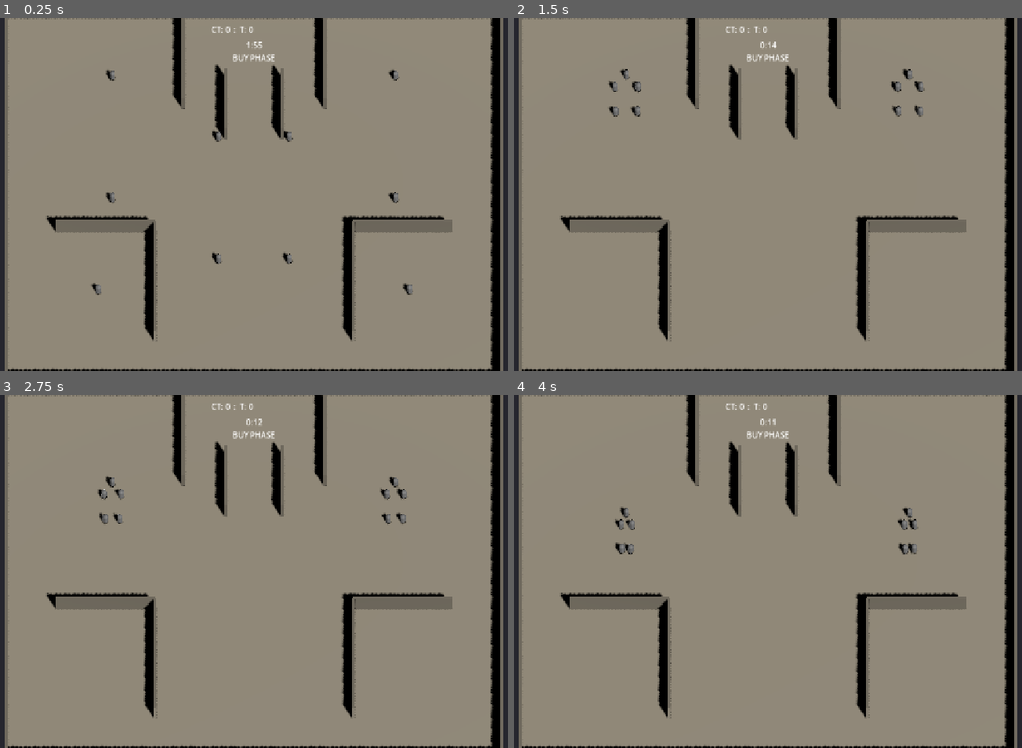
Above: before the commit, frames 1-4 (two rows, left to right).
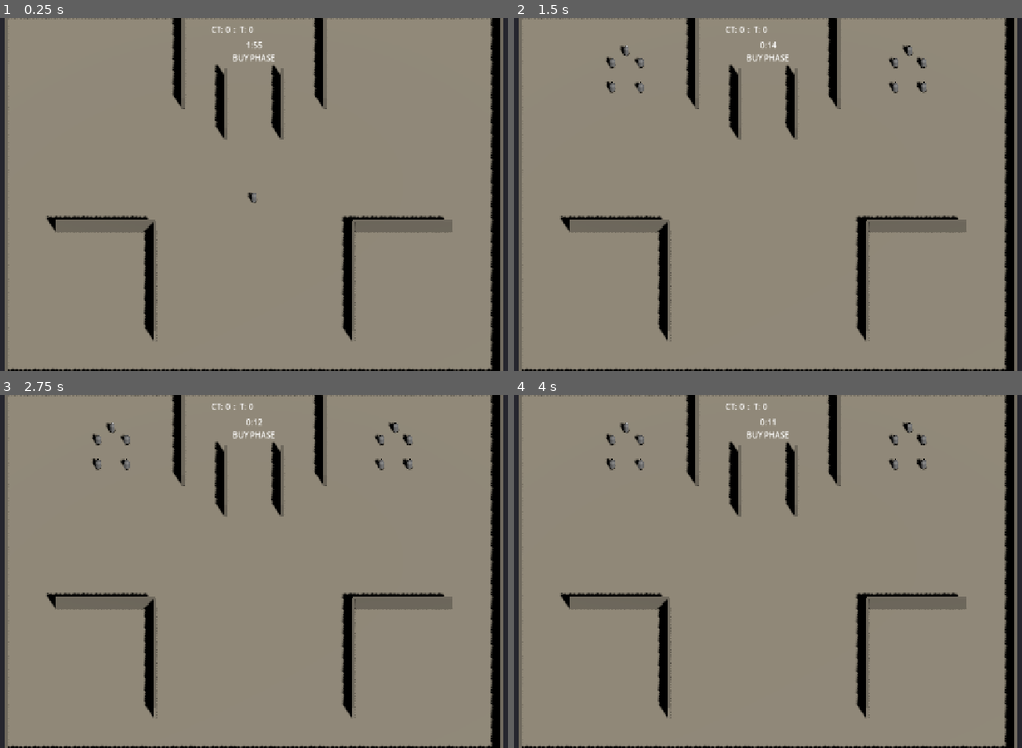
Above: after the commit, the same moments.

Repository: Vortex1347/cs_manager
Game: Godot game, scene res://scenes/game/game_manager.tscn
Two runs of this game, one before a commit and one after it. Both use one fixed random seed, a clock stepped at 60 frames per second and the inputs below.
Inputs:
- Up to frame 1 (0.25 s): no input
- Up to frame 2 (1.5 s): tap Enter at 0.5 s
- Up to frame 3 (2.75 s): no input
- Up to frame 4 (4 s): no input

The runs differ from the first frame. In frame 1, 0.4% of the frame differs, in the area x 17-82%, y 14-79%; in frame 2, 0.7%; in frame 3, 0.8%; in frame 4, 0.8%, in the area x 18-82%, y 7-46%.

Commit message:
Buy phase freeze + CT defend / T rush strategy
- bot_brain.gd: add _is_live flag; bots freeze (velocity=0) during buy
  phase, start_round() enters IDLE instead of PATROL, begin_live_phase()
  transitions to PATROL when round goes live
- game_manager.gd: _on_phase_changed() calls begin_live_phase() on all
  bots when phase==LIVE; _setup_bots() assigns role-based waypoints
  (CT 0-2 → SiteA defense, CT 3-4 → SiteB defense, T 0-2 → Rush A,
  T 3-4 → Rush B); add _load_waypoints() helper
- box_map.tscn: replace generic CT/T patrol points with tactical
  CT_SiteA/CT_SiteB/T_RushA/T_RushB waypoint chains

Co-Authored-By: Claude Sonnet 4.6 <noreply@anthropic.com>

Diff:
--- a/scenes/maps/box_map.tscn
+++ b/scenes/maps/box_map.tscn
@@ -193,32 +193,50 @@
 
 [node name="PatrolPoints" type="Node3D" parent="." unique_id=700000001]
 
-[node name="CT_Patrol_1" type="Marker3D" parent="PatrolPoints" unique_id=700000010]
-transform = Transform3D(1, 0, 0, 0, 1, 0, 0, 0, 1, -20, 0, -20)
-
-[node name="CT_Patrol_2" type="Marker3D" parent="PatrolPoints" unique_id=700000011]
-transform = Transform3D(1, 0, 0, 0, 1, 0, 0, 0, 1, -20, 0, 0)
-
-[node name="CT_Patrol_3" type="Marker3D" parent="PatrolPoints" unique_id=700000012]
+[node name="CT_SiteA_1" type="Marker3D" parent="PatrolPoints" unique_id=700000010]
+transform = Transform3D(1, 0, 0, 0, 1, 0, 0, 0, 1, -20, 0, -15)
+
+[node name="CT_SiteA_2" type="Marker3D" parent="PatrolPoints" unique_id=700000011]
+transform = Transform3D(1, 0, 0, 0, 1, 0, 0, 0, 1, -20, 0, -5)
+
+[node name="CT_SiteA_3" type="Marker3D" parent="PatrolPoints" unique_id=700000012]
+transform = Transform3D(1, 0, 0, 0, 1, 0, 0, 0, 1, -20, 0, 5)
+
+[node name="CT_SiteA_4" type="Marker3D" parent="PatrolPoints" unique_id=700000013]
 transform = Transform3D(1, 0, 0, 0, 1, 0, 0, 0, 1, -22, 0, 15)
 
-[node name="CT_Patrol_4" type="Marker3D" parent="PatrolPoints" unique_id=700000013]
-transform = Transform3D(1, 0, 0, 0, 1, 0, 0, 0, 1, -5, 0, 10)
-
-[node name="CT_Patrol_5" type="Marker3D" parent="PatrolPoints" unique_id=700000014]
-transform = Transform3D(1, 0, 0, 0, 1, 0, 0, 0, 1, -5, 0, -10)
-
-[node name="T_Patrol_1" type="Marker3D" parent="PatrolPoints" unique_id=700000020]
-transform = Transform3D(1, 0, 0, 0, 1, 0, 0, 0, 1, 20, 0, -20)
-
-[node name="T_Patrol_2" type="Marker3D" parent="PatrolPoints" unique_id=700000021]
-transform = Transform3D(1, 0, 0, 0, 1, 0, 0, 0, 1, 20, 0, 0)
-
-[node name="T_Patrol_3" type="Marker3D" parent="PatrolPoints" unique_id=700000022]
+[node name="CT_SiteB_1" type="Marker3D" parent="PatrolPoints" unique_id=700000020]
+transform = Transform3D(1, 0, 0, 0, 1, 0, 0, 0, 1, 20, 0, -15)
+
+[node name="CT_SiteB_2" type="Marker3D" parent="PatrolPoints" unique_id=700000021]
+transform = Transform3D(1, 0, 0, 0, 1, 0, 0, 0, 1, 20, 0, -5)
+
+[node name="CT_SiteB_3" type="Marker3D" parent="PatrolPoints" unique_id=700000022]
+transform = Transform3D(1, 0, 0, 0, 1, 0, 0, 0, 1, 20, 0, 5)
+
+[node name="CT_SiteB_4" type="Marker3D" parent="PatrolPoints" unique_id=700000023]
 transform = Transform3D(1, 0, 0, 0, 1, 0, 0, 0, 1, 22, 0, 15)
 
-[node name="T_Patrol_4" type="Marker3D" parent="PatrolPoints" unique_id=700000023]
-transform = Transform3D(1, 0, 0, 0, 1, 0, 0, 0, 1, 5, 0, 10)
-
-[node name="T_Patrol_5" type="Marker3D" parent="PatrolPoints" unique_id=700000024]
-transform = Transform3D(1, 0, 0, 0, 1, 0, 0, 0, 1, 5, 0, -10)
+[node name="T_RushA_1" type="Marker3D" parent="PatrolPoints" unique_id=700000030]
+transform = Transform3D(1, 0, 0, 0, 1, 0, 0, 0, 1, 18, 0, -18)
+
+[node name="T_RushA_2" type="Marker3D" parent="PatrolPoints" unique_id=700000031]
+transform = Transform3D(1, 0, 0, 0, 1, 0, 0, 0, 1, 5, 0, -5)
+
+[node name="T_RushA_3" type="Marker3D" parent="PatrolPoints" unique_id=700000032]
+transform = Transform3D(1, 0, 0, 0, 1, 0, 0, 0, 1, -15, 0, 10)
+
+[node name="T_RushA_4" type="Marker3D" parent="PatrolPoints" unique_id=700000033]
+transform = Transform3D(1, 0, 0, 0, 1, 0, 0, 0, 1, -22, 0, 15)
+
+[node name="T_RushB_1" type="Marker3D" parent="PatrolPoints" unique_id=700000040]
+transform = Transform3D(1, 0, 0, 0, 1, 0, 0, 0, 1, 20, 0, -18)
+
+[node name="T_RushB_2" type="Marker3D" parent="PatrolPoints" unique_id=700000041]
+transform = Transform3D(1, 0, 0, 0, 1, 0, 0, 0, 1, 20, 0, -5)
+
+[node name="T_RushB_3" type="Marker3D" parent="PatrolPoints" unique_id=700000042]
+transform = Transform3D(1, 0, 0, 0, 1, 0, 0, 0, 1, 20, 0, 8)
+
+[node name="T_RushB_4" type="Marker3D" parent="PatrolPoints" unique_id=700000043]
+transform = Transform3D(1, 0, 0, 0, 1, 0, 0, 0, 1, 22, 0, 15)
--- a/scripts/bots/bot_brain.gd
+++ b/scripts/bots/bot_brain.gd
@@ -37,6 +37,7 @@
 var last_known_enemy_pos: Vector3 = Vector3.ZERO
 var last_seen_time: float = 0.0
 var _is_blinded: bool = false
+var _is_live: bool = false
 var _team: Node = null
 var _patrol_waypoints: Array[Vector3] = []
 var _current_waypoint_idx: int = 0
@@ -55,6 +56,9 @@
 
 func _physics_process(delta: float) -> void:
 	if current_state == BotState.DEAD:
+		return
+	if not _is_live:
+		velocity = Vector3.ZERO
 		return
 	match current_state:
 		BotState.IDLE:     pass
@@ -265,10 +269,16 @@
 		_die(source_id)
 
 func start_round() -> void:
+	_is_live = false
 	stats.reset_hp()
 	visible_enemies.clear()
 	last_known_enemy_pos = Vector3.ZERO
-	_change_state(BotState.PATROL)
+	_change_state(BotState.IDLE)
+
+func begin_live_phase() -> void:
+	_is_live = true
+	if current_state == BotState.IDLE:
+		_change_state(BotState.PATROL)
 
 # ── Таймеры ─────────────────────────────────────────────────────────────────
 
--- a/scripts/game/game_manager.gd
+++ b/scripts/game/game_manager.gd
@@ -40,34 +40,37 @@
 
 func _setup_bots() -> void:
 	var patrol_root: Node3D = box_map.get_node_or_null("PatrolPoints") if box_map else null
-	var ct_waypoints: Array[Vector3] = []
-	var t_waypoints: Array[Vector3] = []
-	if patrol_root:
-		for i in range(1, 6):
-			var ct_m = patrol_root.get_node_or_null("CT_Patrol_%d" % i)
-			if ct_m:
-				ct_waypoints.append(ct_m.global_position)
-			var t_m = patrol_root.get_node_or_null("T_Patrol_%d" % i)
-			if t_m:
-				t_waypoints.append(t_m.global_position)
+	if not patrol_root:
+		return
+
+	var ct_a_wps: Array[Vector3] = _load_waypoints(patrol_root, "CT_SiteA_%d", 4)
+	var ct_b_wps: Array[Vector3] = _load_waypoints(patrol_root, "CT_SiteB_%d", 4)
+	var t_a_wps:  Array[Vector3] = _load_waypoints(patrol_root, "T_RushA_%d", 4)
+	var t_b_wps:  Array[Vector3] = _load_waypoints(patrol_root, "T_RushB_%d", 4)
 
 	var ct_idx: int = 0
 	for bot in team_ct.get_children():
 		if not bot.has_method("start_round"):
 			continue
-		if ct_idx < ct_waypoints.size():
-			bot.global_position = ct_waypoints[ct_idx]
-		bot.set_patrol_waypoints(ct_waypoints)
+		# Боты 0-2 защищают сайт A, 3-4 — сайт B
+		bot.set_patrol_waypoints(ct_a_wps if ct_idx < 3 else ct_b_wps)
 		ct_idx += 1
 
 	var t_idx: int = 0
 	for bot in team_t.get_children():
 		if not bot.has_method("start_round"):
 			continue
-		if t_idx < t_waypoints.size():
-			bot.global_position = t_waypoints[t_idx]
-		bot.set_patrol_waypoints(t_waypoints)
+		# Боты 0-2 рашат A, 3-4 — рашат B
+		bot.set_patrol_waypoints(t_a_wps if t_idx < 3 else t_b_wps)
 		t_idx += 1
+
+func _load_waypoints(root: Node3D, pattern: String, count: int) -> Array[Vector3]:
+	var result: Array[Vector3] = []
+	for i in range(1, count + 1):
+		var m = root.get_node_or_null(pattern % i)
+		if m:
+			result.append(m.global_position)
+	return result
 
 func _wire_systems() -> void:
 	var all_ids: Array = []
@@ -205,6 +208,13 @@
 		hud.update_timer(secs)
 
 func _on_phase_changed(phase: int) -> void:
+	if phase == 1:  # RoundPhase.LIVE
+		for bot in team_ct.get_children():
+			if bot.has_method("begin_live_phase"):
+				bot.begin_live_phase()
+		for bot in team_t.get_children():
+			if bot.has_method("begin_live_phase"):
+				bot.begin_live_phase()
 	if hud and hud.has_method("update_phase"):
 		hud.update_phase(phase)
 
